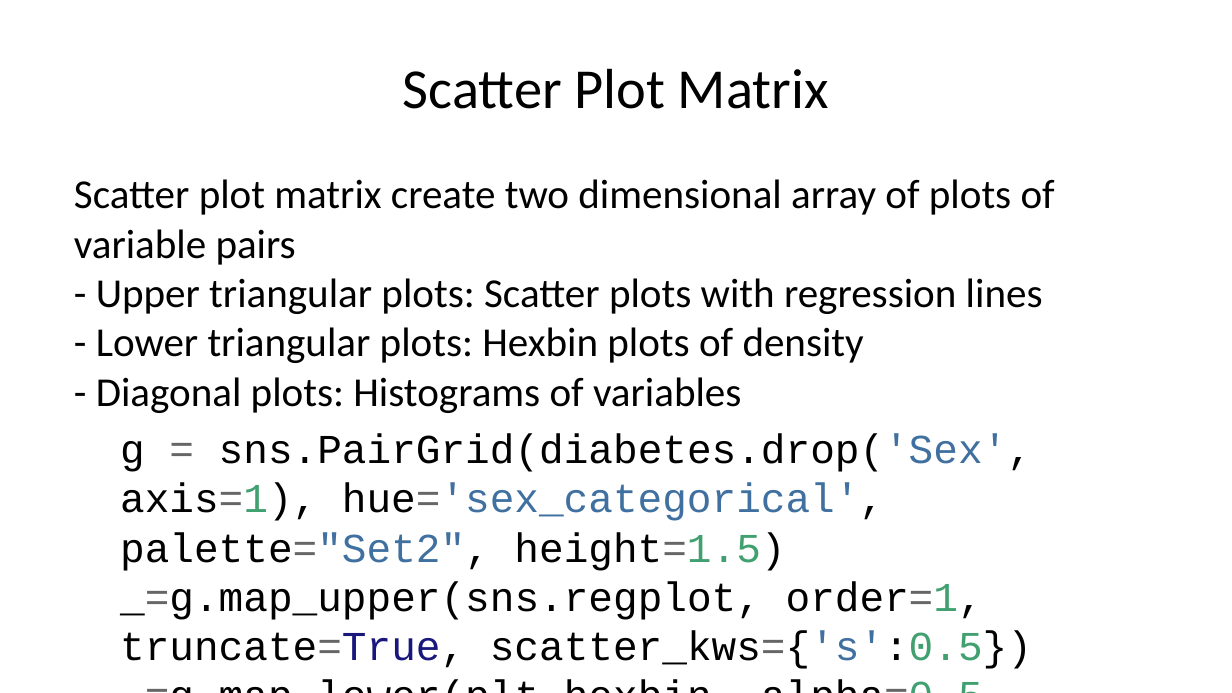
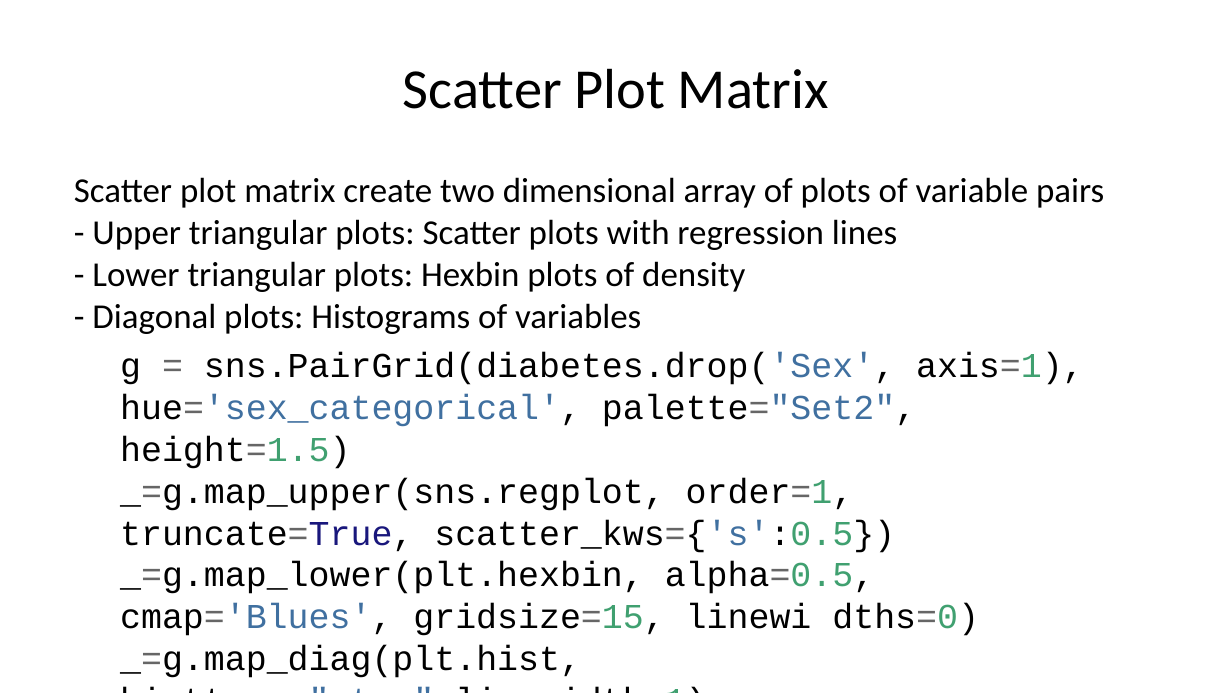
Before and after one commit to StephenElston/CSCI-E-83, a slide deck: slide 26 of LectureSlides/02_VisualizationOfLargeComplexData.pptx. Drawn at 1232x693 pixels with LibreOffice and Linux fonts; fonts in the diff are those of the drawing. Boxes give left, top, right and bottom in pixels: in the first picture for what was removed or moved away, otherwise in the second. Text is boxed around its words. In the diff, an @@ line names an element or a change of style, - is before the commit and + after.

Commit message:
Edited tables and text in slides

```diff
--- a/LectureSlides/02_VisualizationOfLargeComplexData.pptx
+++ b/LectureSlides/02_VisualizationOfLargeComplexData.pptx
@@ text "Scatter plot matrix create two ..." at [74,177,1104,678]: size 24 to 20.4 pt @@
```
Also in this commit, not shown: 9 other slides changed, 1 other file.
